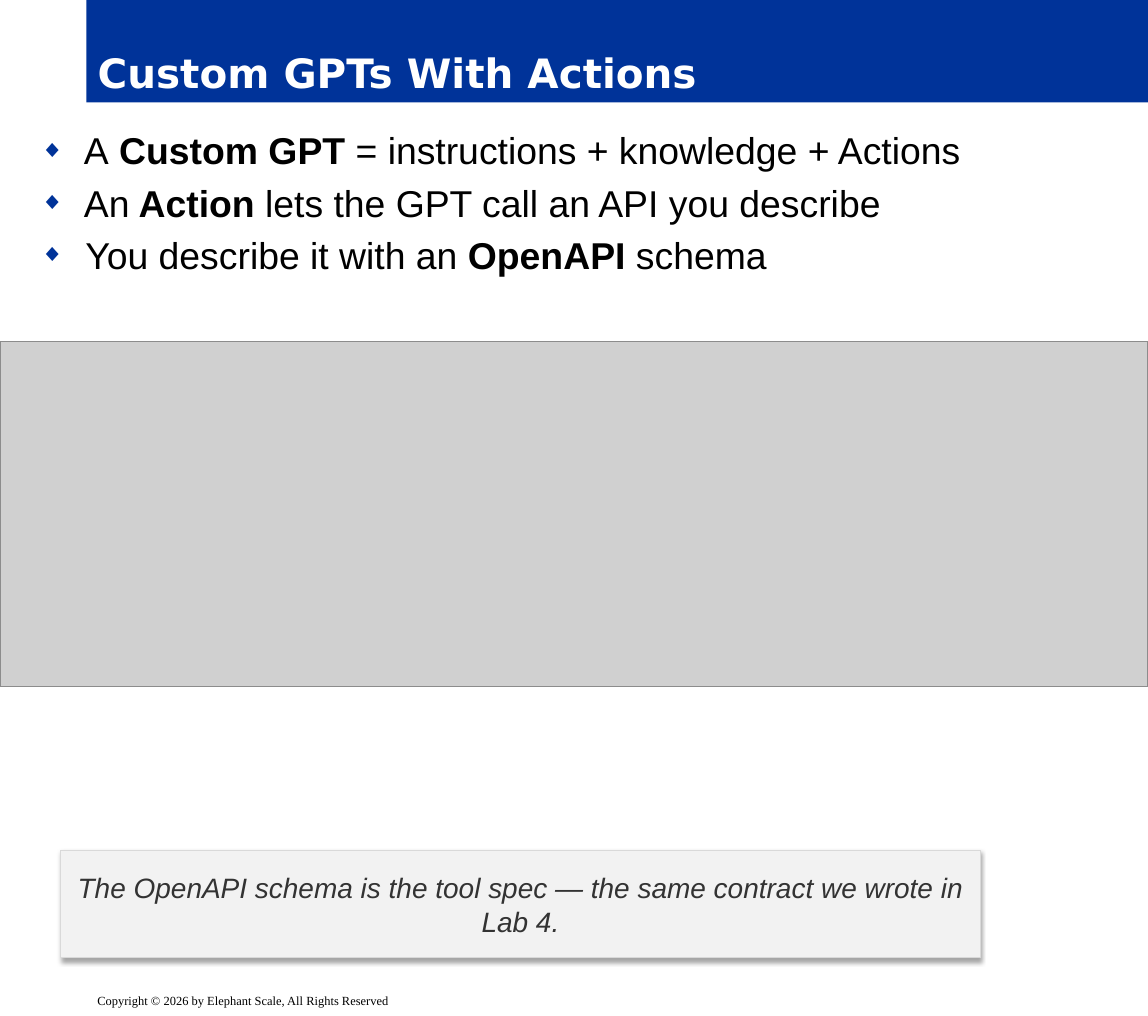
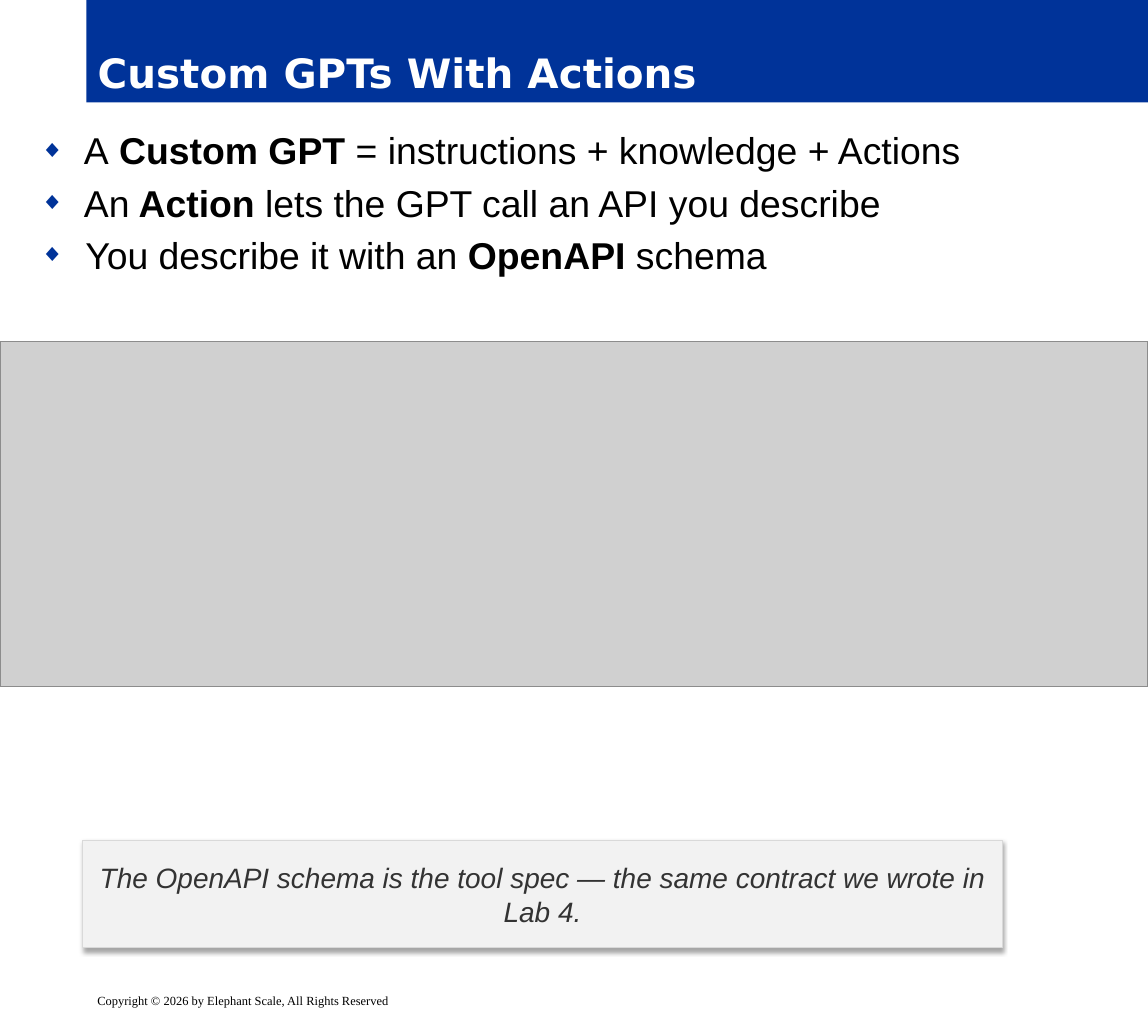
Before and after one commit to elephantscale/Building-Agentic-AI, a slide deck: slide 7 of slides/release/08-low-code-agents.pptx. Drawn at 1148x1016 pixels with LibreOffice and Linux fonts; fonts in the diff are those of the drawing; grey boxes stand for pictures; background and template pictures are left out. Boxes give left, top, right and bottom in pixels: in the first picture for what was removed or moved away, otherwise in the second. Text is boxed around its words. In the diff, an @@ line names an element or a change of style, - is before the commit and + after.

```diff
--- a/slides/release/08-low-code-agents.pptx
+++ b/slides/release/08-low-code-agents.pptx
@@ rectangle "The OpenAPI schema is the ...": place and size @@
-rectangle "The OpenAPI schema is the ..." at box(60, 851, 980, 959)
+rectangle "The OpenAPI schema is the ..." at box(83, 841, 1002, 949)
```
Also in this commit, not shown: 14 other slides changed.
